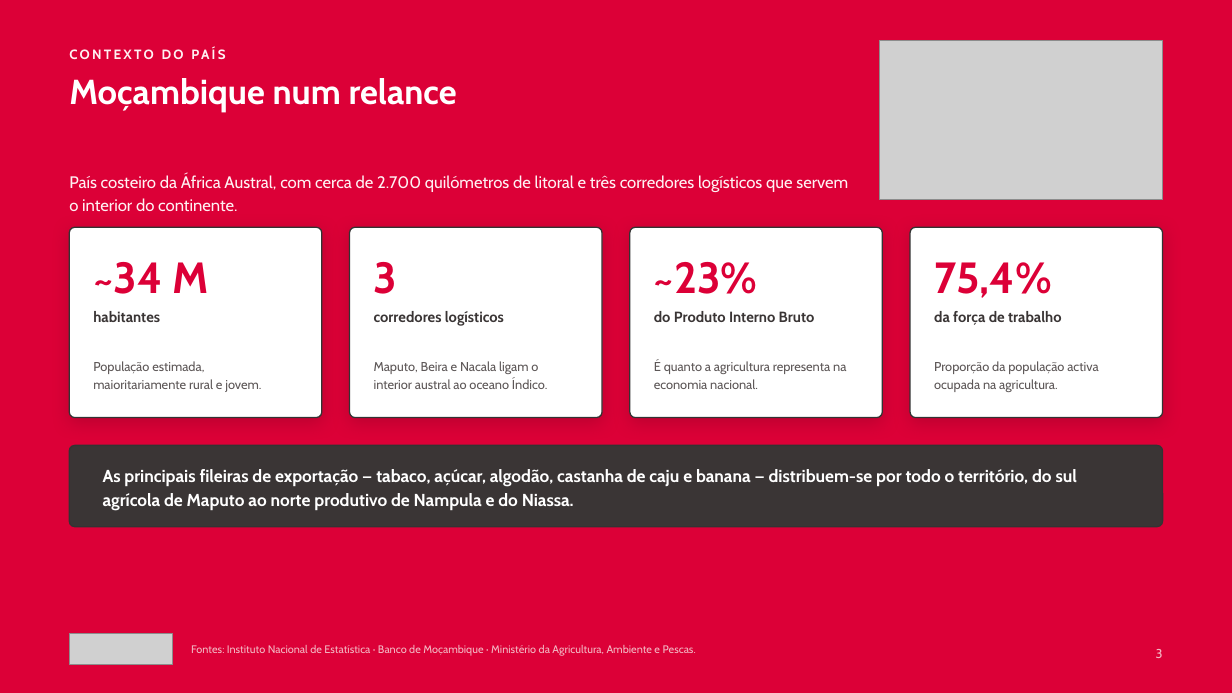
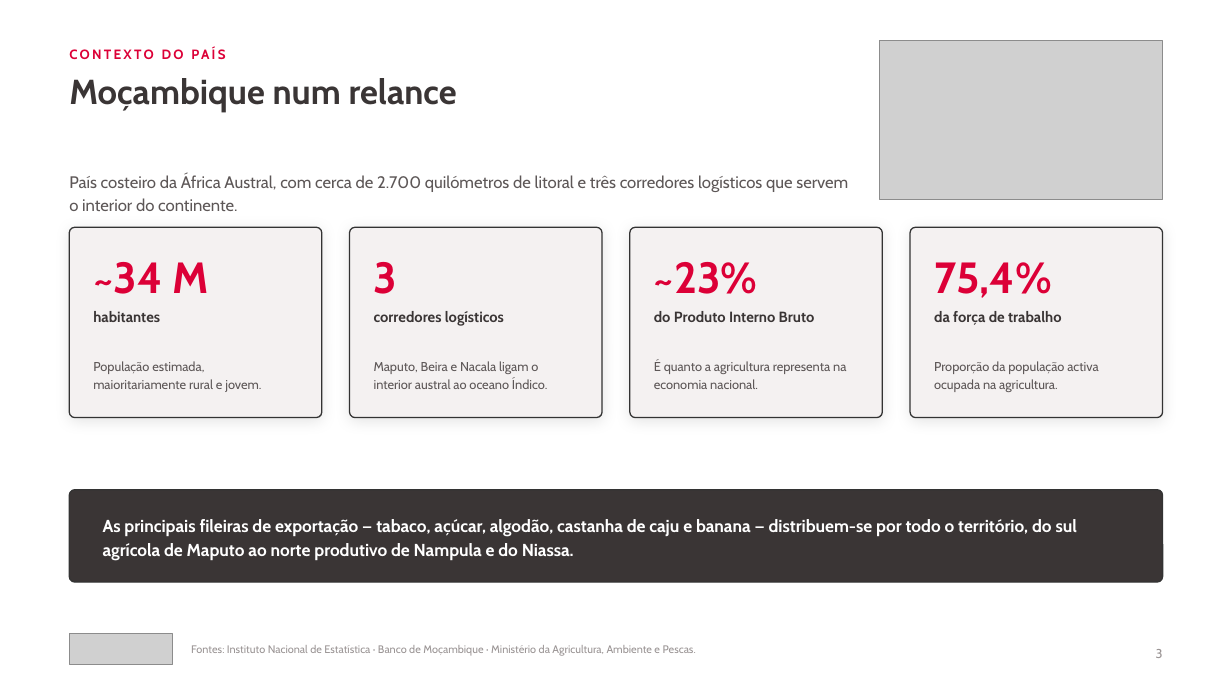
Before and after one commit to timoteomirolejr-hue/momo, a slide deck: slide 3 of cvp-agronegocios/CVP_Agronegocios_Absa_Mocambique_2026.pptx. Drawn at 1232x693 pixels with LibreOffice and Linux fonts; fonts in the diff are those of the drawing; grey boxes stand for pictures. Boxes give left, top, right and bottom in pixels: in the first picture for what was removed or moved away, otherwise in the second. Text is boxed around its words. In the diff, an @@ line names an element or a change of style, - is before the commit and + after.

```diff
--- a/cvp-agronegocios/CVP_Agronegocios_Absa_Mocambique_2026.pptx
+++ b/cvp-agronegocios/CVP_Agronegocios_Absa_Mocambique_2026.pptx
@@ background #DC0037 to #FFFFFF @@
@@ text "CONTEXTO DO PAÍS" at box(162, 49, 184, 59): text colour #FFF1F3 to #DC0037 @@
@@ text "Moçambique num relance" at box(69, 78, 457, 112): text colour #FFFFFF to #3A3535 @@
@@ text "País costeiro da África Austral, ..." at box(69, 175, 848, 211): text colour #FFF1F3 to #5D5757 @@
@@ fill #FFFFFF to #F4F1F1; shadow changed in 4 elements at box(69, 227, 322, 418), box(349, 227, 602, 418), box(630, 227, 883, 418), box(910, 227, 1163, 418) @@
@@ rounded rectangle: place and size @@
-rounded rectangle at box(69, 445, 1163, 527)
+rounded rectangle at box(69, 490, 1163, 582)
@@ rounded rectangle at box(69, 490, 1163, 582): proportions changed @@
@@ text "As principais fileiras de exportação ...": place and size @@
-text "As principais fileiras de exportação ..." at box(103, 469, 1077, 511)
+text "As principais fileiras de exportação ..." at box(103, 519, 1077, 561)
@@ text "Fontes: Instituto Nacional de Estatística ..." at box(191, 645, 696, 656): text colour #F3B9C4 to #9A9494 @@
@@ text "3" at box(1156, 649, 1163, 658): text colour #F3B9C4 to #9A9494 @@
```
Also in this commit, not shown: 22 other slides changed, 2 other files.
